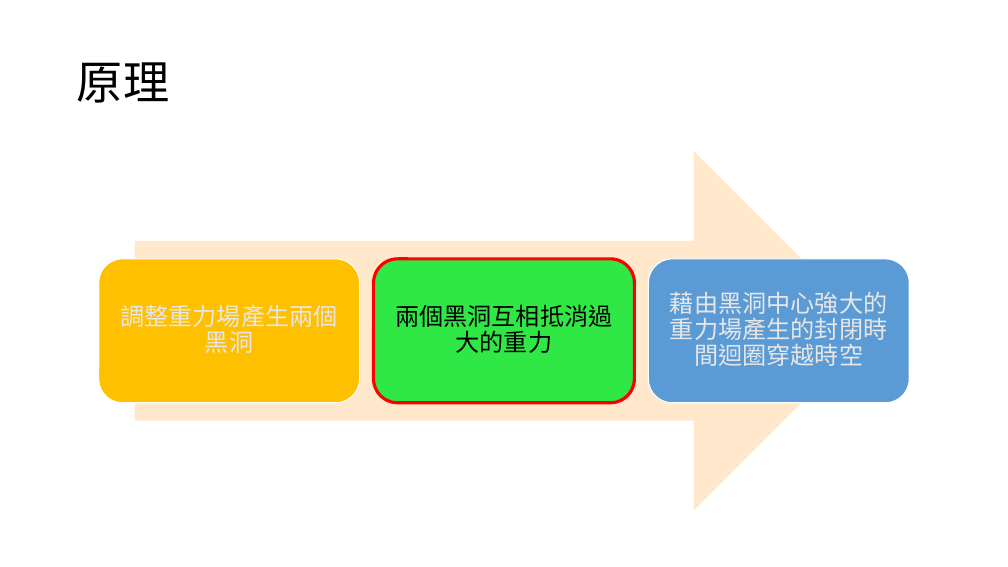
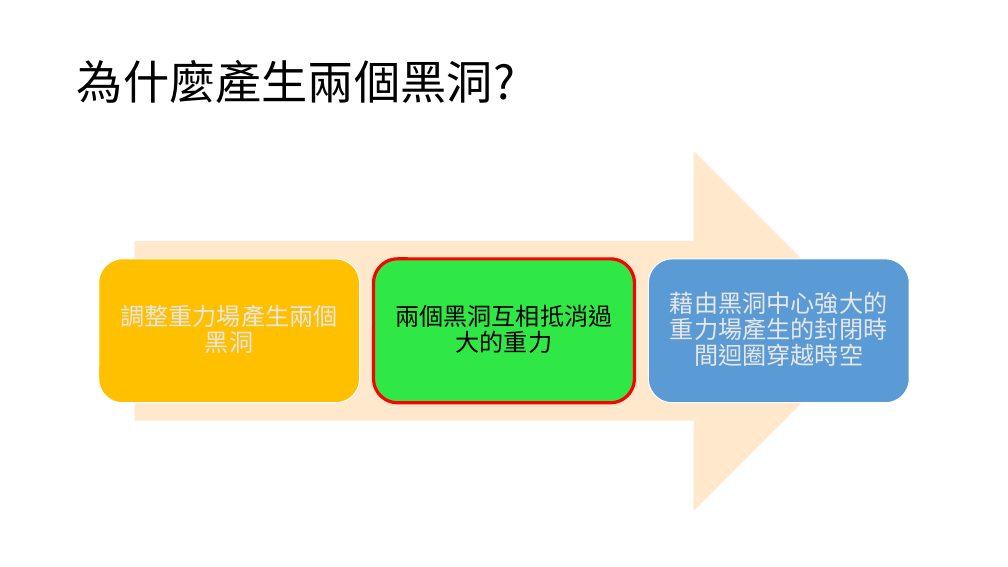
Before and after one commit to TaiChunYen/git, a slide deck: slide 21 of W044週報_戴君諺.pptx. Drawn at 1008x567 pixels with LibreOffice and Linux fonts; fonts in the diff are those of the drawing. Boxes give left, top, right and bottom in pixels: in the first picture for what was removed or moved away, otherwise in the second. Text is boxed around its words. In the diff, an @@ line names an element or a change of style, - is before the commit and + after.

```diff
--- a/W044週報_戴君諺.pptx
+++ b/W044週報_戴君諺.pptx
@@ title at (x1=77, y1=60, x2=515, y2=103): text changed @@
-原理
+為什麼產生兩個黑洞?
```
Also in this commit, not shown: 6 other slides changed, 1 slide removed.
